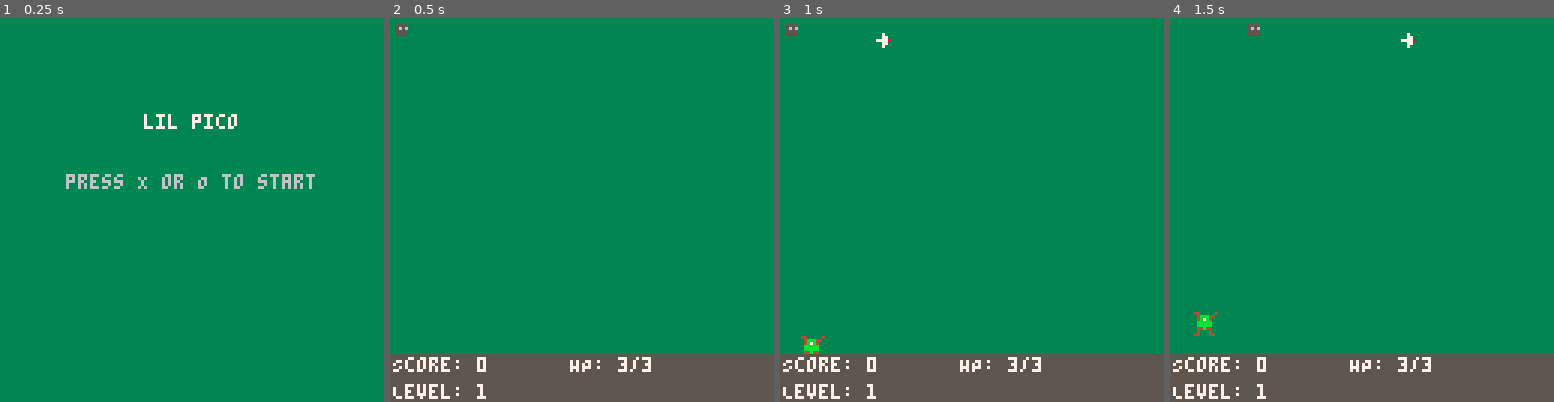
Above: before the commit, frames 1-4 (left to right).
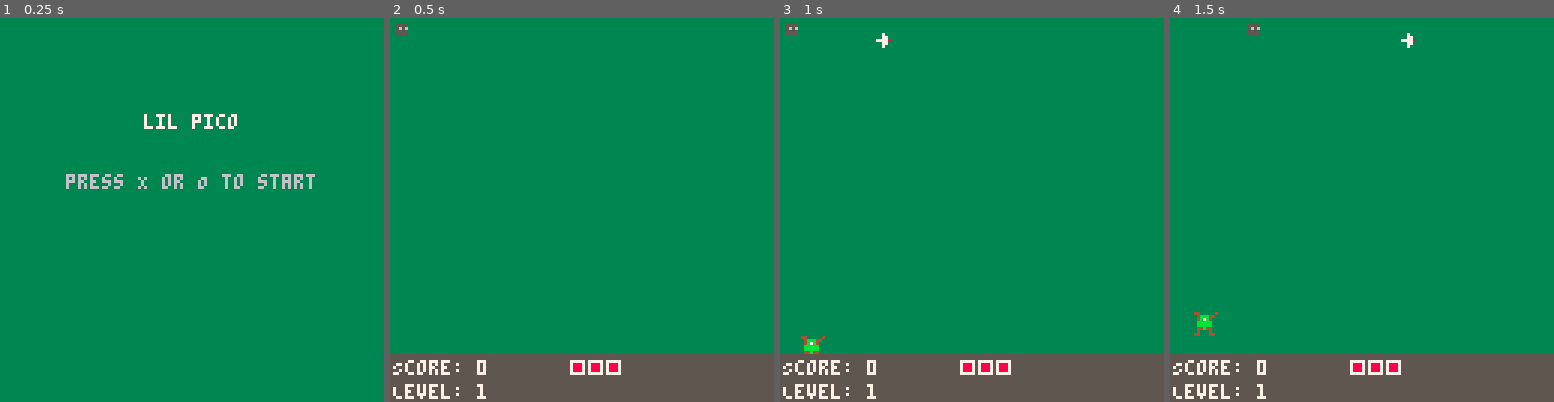
Above: after the commit, the same moments.

Repository: turnercore/lil-pico
Game: PICO-8 cartridge lil-pico.p8
Two runs of this game, one before a commit and one after it. Both use one fixed random seed, a clock stepped at 60 frames per second and the inputs below.
Inputs:
- Up to frame 1 (0.25 s): no input
- Up to frame 2 (0.5 s): tap X (X key) at 0.33 s
- Up to frame 3 (1 s): tap O (Z key) at 0.7 s
- Up to frame 4 (1.5 s): tap X (X key) at 1.07 s

Frame 1 is identical in both runs. In frame 2, 0.9% of the frame differs, in the area x 0-68%, y 88-93%; in frame 3, 0.9%; in frame 4, 0.9%.

Commit message:
Add enemy death sound effect and enhance level score tracking; update UI for health and level progress

Diff:
--- a/constants.lua
+++ b/constants.lua
@@ -1,6 +1,5 @@
 MARGIN_BOTTOM = 5
 SFX_SHOOT = 1
-SFX_ENEMY_DEATH = 57
 SFX_PLAYER_HIT = 58
 SFX_UPGRADE_PICK = 59
 SFX_PICKUP_HEALTH = 60
--- a/enemies.lua
+++ b/enemies.lua
@@ -1,3 +1,6 @@
+-- sound effect constants
+SFX_ENEMY_DEATH = 57
+
 -- enemy config: stats, sprites, drops
 enemy_types = {
   basic = {
@@ -352,6 +355,9 @@
             game_state.toast = "+" .. def.score
             game_state.toast_t = 30
           end
+          if def.sfx ~= nil then
+            sfx(def.sfx)
+          end
           deli(game_state.pickups, i)
         end
       end
--- a/state.lua
+++ b/state.lua
@@ -2,6 +2,7 @@
   game_state = {
     score = 0,
     level = 1,
+    level_score_start = 0,
 
     game_over = false,
     paused = false,
@@ -80,6 +81,7 @@
   }
 
   game_state.player.hp = game_state.player.cfg.hp_max or 3
+  game_state.level_score_start = game_state.score or 0
   set_level(game_state.level, true)
   init_upgrades()
 end
@@ -256,6 +258,7 @@
 
 function set_level(level_num, silent)
   game_state.level = level_num
+  game_state.level_score_start = game_state.score or 0
   if not silent then
     game_state.toast = "level " .. game_state.level
     game_state.toast_t = 30
--- a/ui.lua
+++ b/ui.lua
@@ -13,7 +13,7 @@
 
 function draw_score()
   -- Example logic to draw the score
-  print("Score: " .. game_state.score, 1, 128 - UI_HEIGHT + 1, 7)
+  print("Score: " .. game_state.score, 1, 128 - UI_HEIGHT + 2, 7)
 end
 
 function draw_level()
@@ -23,18 +23,56 @@
 
 function draw_health()
   local hp_max = (game_state.player.cfg and game_state.player.cfg.hp_max) or 3
-  print("HP: " .. game_state.player.hp .. "/" .. hp_max, 60, 128 - UI_HEIGHT + 1, 7)
+  local hp = game_state.player.hp or 0
+  local x = 60
+  local y = 128 - UI_HEIGHT + 2
+  local size = 4
+  local gap = 2
+  local max_hp = max(0, hp_max)
+  for i = 1, max_hp do
+    local sx = x + (i - 1) * (size + gap)
+    rect(sx, y, sx + size, y + size, 7)
+    if i <= hp then
+      rectfill(sx + 1, y + 1, sx + size - 1, y + size - 1, 8)
+    end
+  end
 end
 
 function draw_ui()
   -- draw bottom UI bar
   rectfill(0, 128 - UI_HEIGHT, 127, 127, UI_COLOR)
+  draw_level_progress()
   draw_score()
   draw_health()
   draw_level()
 
   -- draw toast messages, if any
   draw_toast()
+end
+
+function draw_level_progress()
+  local lvl = game_state.level or 1
+  local need = level_score_req and level_score_req[lvl] or nil
+  if not need or need <= 0 then
+    return
+  end
+
+  local start = game_state.level_score_start or 0
+  local cur = game_state.score or 0
+  local denom = need - start
+  if denom <= 0 then
+    return
+  end
+
+  local t = (cur - start) / denom
+  if t < 0 then t = 0 end
+  if t > 1 then t = 1 end
+
+  local y = 128 - UI_HEIGHT
+  local w = flr(128 * t)
+  if w > 0 then
+    rectfill(0, y, w - 1, y, 11)
+  end
 end
 
 function draw_toast()
Not shown, changed: the thumbnail (__label__) section of lil-pico.p8
